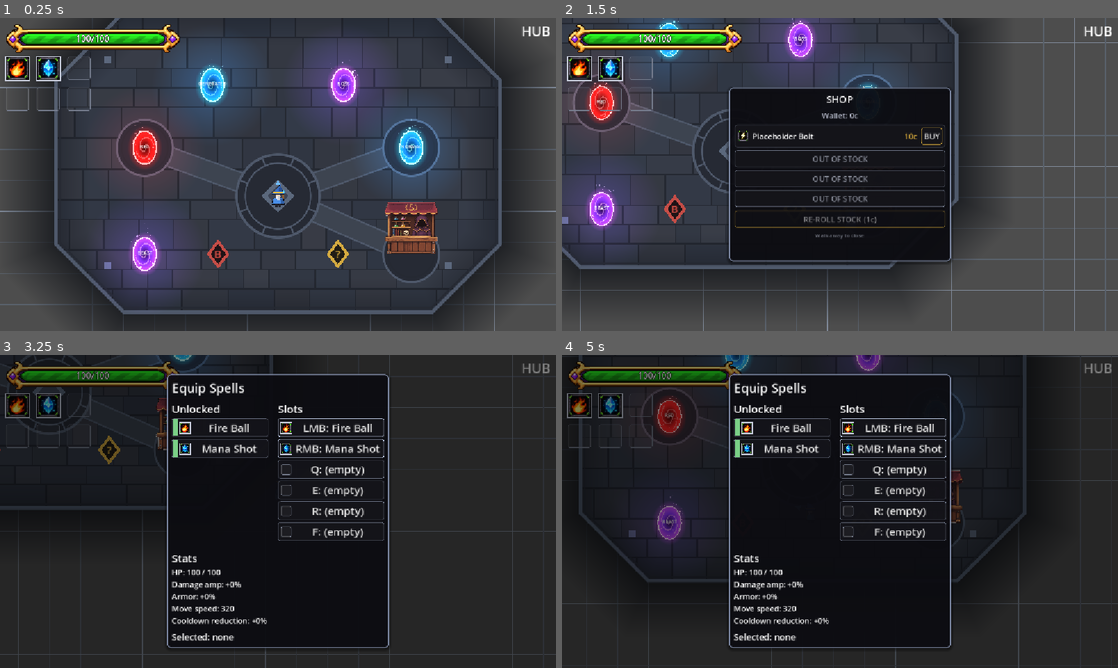
Above: before the commit, frames 1-4 (two rows, left to right).
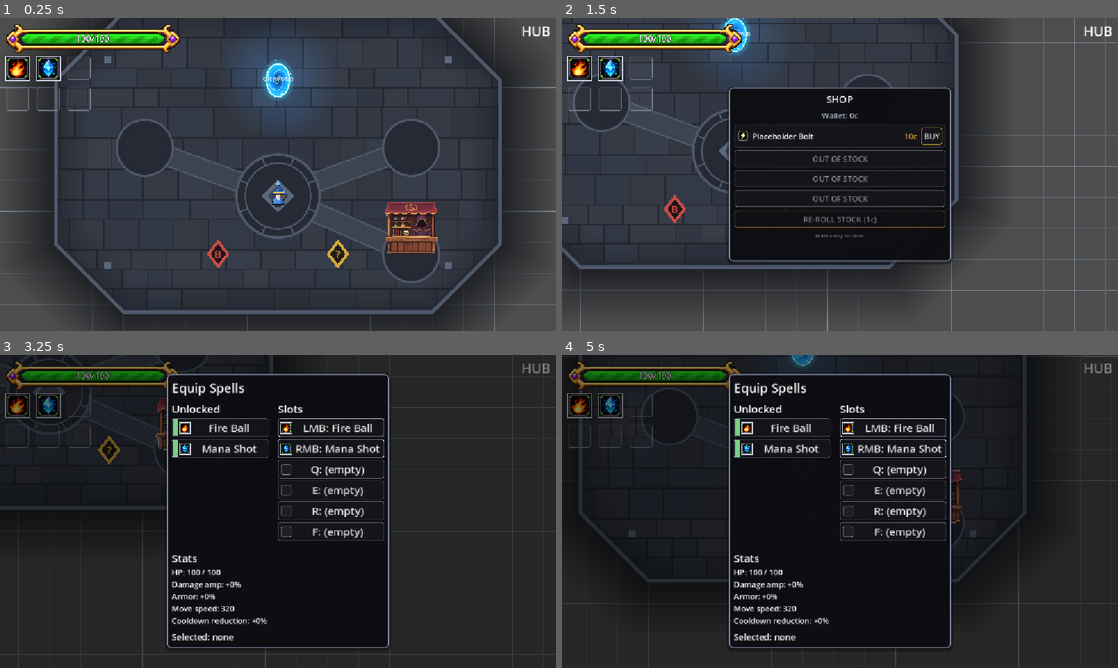
Above: after the commit, the same moments.

Repository: BestestGameStudio/gangU
Game: Godot game, scene res://scenes/main.tscn
The game is run twice, just before and just after one commit, with the same random seed, the same clock (stepped at 60 frames per second) and the same inputs.
Inputs (mouse positions are in pixels of both pictures, inside the frame that each line leads up to):
- Up to frame 1 (0.25 s): no input
- Up to frame 2 (1.5 s): tap Enter at 0.5 s; move the mouse to (962, 158) at 0.52 s; hold D (move_right) 0.53-1.28 s; hold Space (cast) 0.53-1.28 s; click (962, 158) at 0.67 s; move the mouse to (728, 190) at 1.27 s; hold S (move_down) from 1.28 s (still down); tap Shift (dash) at 1.35 s
- Up to frame 3 (3.25 s): move the mouse to (333, 442) at 2.02 s; release S (move_down) at 2.03 s; hold D (move_right) 2.03-2.78 s; hold Tab (equip_panel) 2.03-2.78 s; move the mouse to (250, 574) at 2.77 s; hold W (move_up) from 2.78 s (still down); click (250, 574) at 2.85 s
- Up to frame 4 (5 s): move the mouse to (1006, 558) at 3.52 s; release W (move_up) at 3.53 s; hold A (move_left) from 3.53 s (still down); right-click (1006, 558) at 3.6 s; move the mouse to (673, 464) at 4.27 s; tap Q (spell_slot_3) at 4.35 s

The runs differ from the first frame. In frame 1, 11% of the frame differs, in the area x 18-81%, y 8-88%; in frame 2, 5.7%; in frame 3, 0.2%; in frame 4, 1.9%.

Commit message:
Refactor gates in hub scene
Removed several dungeon gate instances and added a new overworld gate with specific properties.

Diff:
--- a/scenes/hub.tscn
+++ b/scenes/hub.tscn
@@ -1,16 +1,10 @@
-[gd_scene load_steps=11 format=3 uid="uid://bgangu7hub"]
+[gd_scene load_steps=6 format=3 uid="uid://bgangu7hub"]
 
 [ext_resource type="Script" path="res://scripts/hub_floor.gd" id="hub_floor"]
 [ext_resource type="PackedScene" uid="uid://bgangu7gate" path="res://scenes/gate.tscn" id="2"]
-[ext_resource type="PackedScene" uid="uid://bgangu7dna" path="res://scenes/dungeon_a.tscn" id="3"]
-[ext_resource type="PackedScene" uid="uid://bgangu7dnb" path="res://scenes/dungeon_b.tscn" id="4"]
 [ext_resource type="PackedScene" uid="uid://bgangu7shopv" path="res://scenes/shop_vendor.tscn" id="5"]
 [ext_resource type="PackedScene" uid="uid://bgangu218dir" path="res://scenes/spell_directory.tscn" id="8"]
 [ext_resource type="PackedScene" uid="uid://bgangu325sta" path="res://scenes/bestiary_station.tscn" id="9_best"]
-[ext_resource type="PackedScene" path="res://scenes/dungeon_generated.tscn" id="6"]
-[ext_resource type="PackedScene" path="res://scenes/dungeon_c.tscn" id="7_dnc"]
-[ext_resource type="PackedScene" path="res://scenes/dungeon_d.tscn" id="9_dnd"]
-[ext_resource type="Resource" path="res://resources/gate_offering.tres" id="10_offer"]
 
 [node name="Hub" type="Node2D"]
 
@@ -77,32 +71,11 @@
 [node name="PlayerSpawn" type="Marker2D" parent="."]
 position = Vector2(576, 480)
 
-[node name="GateNormal" parent="." instance=ExtResource("2")]
-position = Vector2(300, 380)
-target_dungeon = ExtResource("3")
-offering = ExtResource("10_offer")
-
-[node name="GateRed" parent="." instance=ExtResource("2")]
-position = Vector2(852, 380)
-gate_type = 1
-target_dungeon = ExtResource("4")
-offering = ExtResource("10_offer")
-
-[node name="GateGenerated" parent="." instance=ExtResource("2")]
-position = Vector2(440, 250)
-target_dungeon = ExtResource("6")
-label_text = "GENERATED"
-
-[node name="GateBoss" parent="." instance=ExtResource("2")]
-position = Vector2(712, 250)
-gate_type = 2
-target_dungeon = ExtResource("7_dnc")
-
-[node name="GateBeast" parent="." instance=ExtResource("2")]
-position = Vector2(300, 600)
-gate_type = 2
-target_dungeon = ExtResource("9_dnd")
-label_text = "BEAST"
+[node name="GateOverworld" parent="." instance=ExtResource("2")]
+position = Vector2(576, 240)
+gate_type = 3
+target_path = "res://scenes/overworld.tscn"
+label_text = "OVERWORLD"
 
 [node name="ShopVendor" parent="." instance=ExtResource("5")]
 position = Vector2(852, 600)
